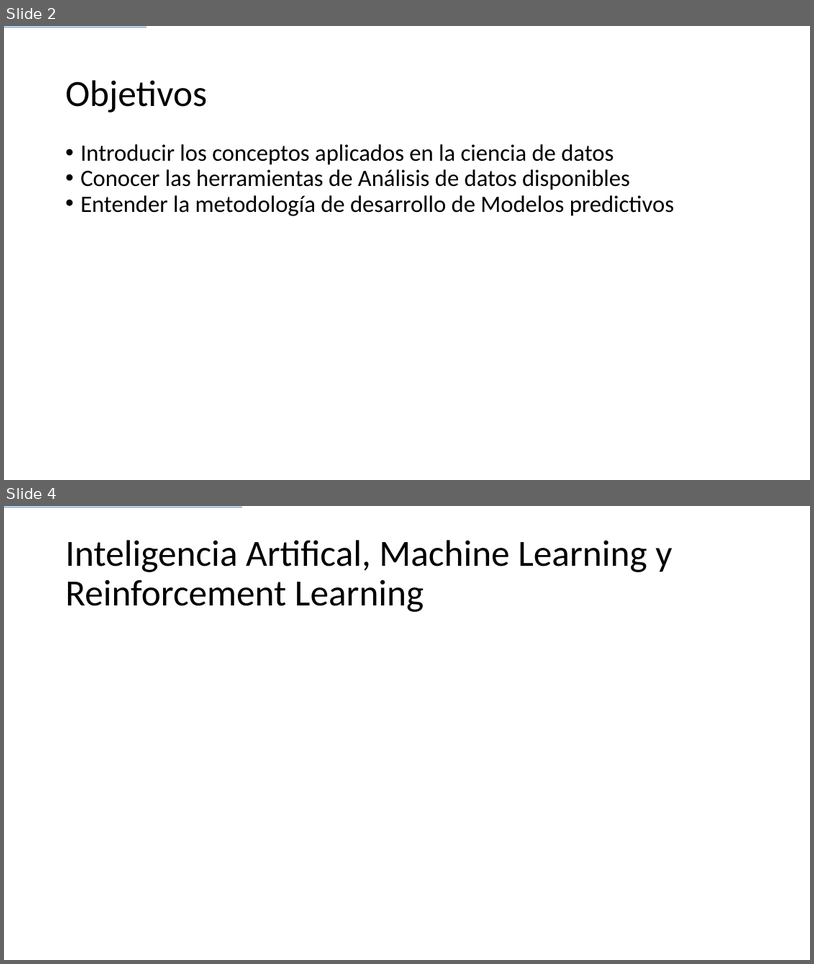
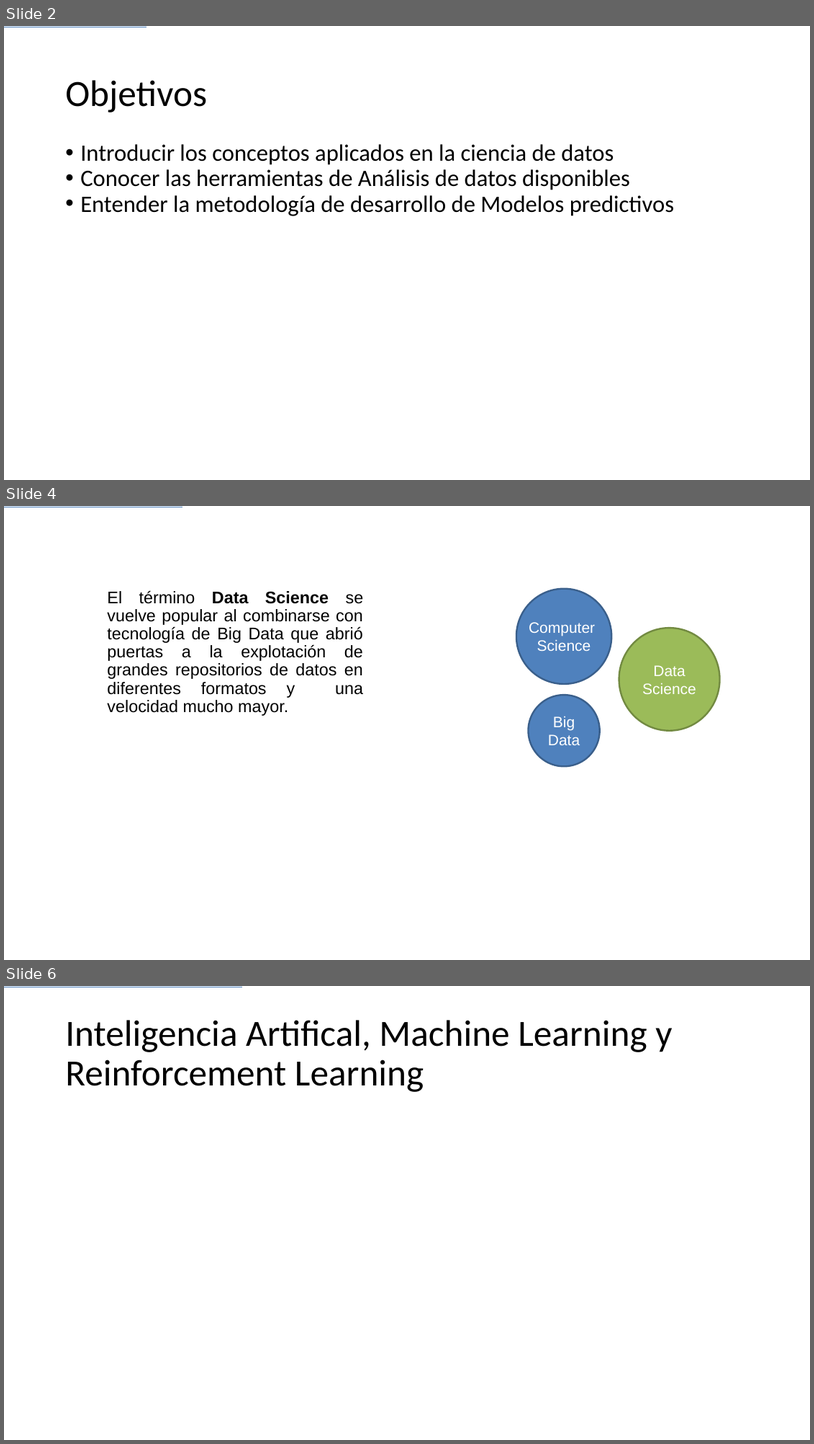
Before and after one commit to G94/CodeHunters_IntroduccionDS_01, a slide deck: Introducción al Análisis de Datos - 01.pptx. Shown one above the other, each under a label of ours: slides 2 and 4 before the commit, slides 2, 4 and 6 after it; the slides between them are not shown. The pictures are 814x964 and 814x1444 pixels, drawn with LibreOffice and Linux fonts; fonts in the diff are those of the drawing. Boxes give left, top, right and bottom in pixels: in the first picture for what was removed or moved away, otherwise in the second. Text is boxed around its words. In the diff, an @@ line names an element or a change of style, - is before the commit and + after.

```diff
--- a/Introducción al Análisis de Datos - 01.pptx
+++ b/Introducción al Análisis de Datos - 01.pptx
@@ slide 4 added at [4, 506, 810, 960], background #FFFFFF @@
@@ line added from (4, 507) to (183, 507), #4B7EBC 0.75 pt @@
@@ text added at [107, 590, 364, 716], 20 pt, text #000000 @@
+El término Data Science se vuelve popular al combinarse con tecnología de Big Data que abrió puertas a la explotación de grandes repositorios de datos en diferentes formatos y una velocidad mucho mayor.
@@ ellipse added at [517, 589, 612, 684], fill #4F81BD, outline #3A5F8C 2 pt, 18 pt, text #FFFFFF @@
+Computer
+Science
@@ ellipse added at [619, 628, 720, 731], fill #9BBB59, outline #738A42 2 pt, 18 pt, text #FFFFFF @@
+Data Science
@@ ellipse added at [528, 695, 600, 766], fill #4F81BD, outline #3A5F8C 2 pt, 18 pt, text #FFFFFF @@
+Big Data
@@ what was slide 4 is now slide 6 @@
```
Also in this commit, not shown: 6 slides changed, 2 other slides added, 1 slide removed, 7 other files.
